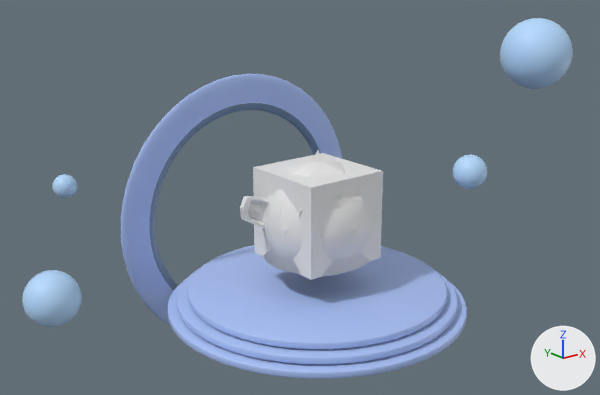
A saved change to the glTF model public/models/platform.glb.
Rendered twice from a 50 mm camera at (-3.84, -4.59, 2.75) aimed at (0.2, 0.46, 0.73). The axes (+X, +Y, +Z) are drawn at lower right. The lights are the same throughout. Where no turn or scale is listed for an object, it has been applied to the vertices. Vertices at the same position are counted once.
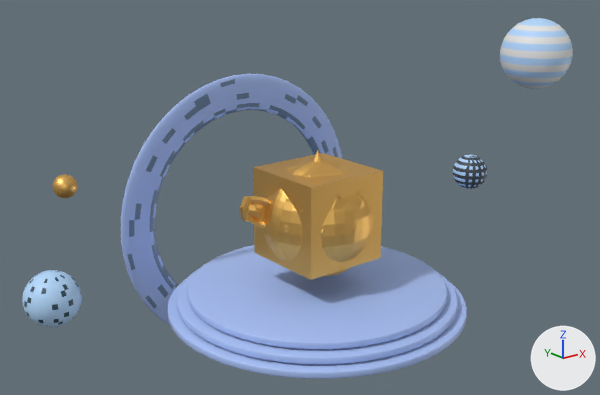
Where the newer file only moved an object's origin or applied its transform, the numbers keep the older frame.

What differs and where, as boxes (x1, y1, x2, y2) in the pictures (600 x 395 px):
'Cube', recoloured
    both: (253, 153, 383, 280)
'Circle', recoloured
    both: (262, 195, 373, 262)
'Torus', recoloured (white to orange)
    both: (267, 159, 344, 261)
'Cone', reshaped
    before: (263, 150, 369, 275)
    after: (312, 150, 323, 162)
'Sphere-3', mesh turned
    before: (453, 155, 487, 189)
    after: (453, 155, 488, 189)
'Icosphere', recoloured (white to orange)
    both: (263, 160, 374, 237)
'Suzanne', recoloured
    both: (240, 162, 361, 276)
'Sphere-2', recoloured (blue to orange)
    both: (52, 174, 77, 198)
part 1 of me_cone, built on
    before: (263, 150, 369, 275)
    after: (312, 150, 323, 162)
part 3 of me_torus_001, recoloured
    both: (127, 79, 338, 308)
part 4 of me_torus_001, recoloured
    both: (150, 103, 312, 291)
part 6 of me_sphere_001, recoloured (blue to white)
    both: (500, 24, 573, 88)

Edits to the bpy script that builds the scene:
```text
Add mat_dark_sphere:
    mat_dark_sphere = principled_material('Dark-sphere')
    mat_dark_sphere.base_color = (0.8, 0.8, 0.8)  # white #e7e7e7
Change me_cube_001:
    where me_cube_001.from_pydata(...)  # 8 vertices, 12 faces; spans x -0.344..0.344, y -0.344..0.344, z -0.344..0.344
    add me_cube_001.materials.append(mat_model)  # orange #efbf6b
Change me_icosphere:
    where me_icosphere.from_pydata(...)  # 42 vertices, 80 faces; spans x -0.411..0.411, y -0.433..0.433, z -0.433..0.433
    add me_icosphere.materials.append(mat_model)  # orange #efbf6b
Change me_sphere_004:
    where me_sphere_004.from_pydata(...)  # 482 vertices, 960 faces; spans x -0.426..0.426, y -0.426..0.426, z -0.426..0.426
    add me_sphere_004.materials.append(mat_model)  # orange #efbf6b
Change me_cone:
    remove me_cone.from_pydata(...)  # 33 vertices, 62 faces; spans x -0.414..0.414, y -0.414..0.414, z -0.414..0.414
    add me_cone.from_pydata(...)  # 65 vertices, 126 faces; spans x -0.36..0.36, y -0.36..0.36, z -0.414..0.414
    me_cone part 1
    32 vertices are removed from x -0.414..0.414, y -0.414..0.414, z -0.414
    62 faces are deleted
    64 vertices are added at x -0.36..0.36, y -0.36..0.36, z -0.414..-0.306
    126 new faces join them
    me_cone part 2: the surface is now shaded flat
    add me_cone.materials.append(mat_model)  # orange #efbf6b
Change me_torus_003:
    where me_torus_003.from_pydata(...)  # 1000 vertices, 2000 faces; spans x -0.443..0.443, y -0.115..0.115, z -0.442..0.442
    add me_torus_003.materials.append(mat_model)  # orange #efbf6b
Change me_suzanne:
    where me_suzanne.from_pydata(...)  # 505 vertices, 968 faces; spans x -0.565..0.565, y -0.352..0.352, z -0.407..0.407
    add me_suzanne.materials.append(mat_model)  # orange #efbf6b
Change me_torus_001:
    where me_torus_001.from_pydata(...)  # 1000 vertices, 2000 faces; spans x -1.15..1.15, y -0.03..0.03, z -1.15..1.15
    me_torus_001 part 3: 58 faces spanning x -1.11..1.14, y -0.03..-0.01, z -1.09..1.12 switch from mat_base_torus (blue #a9c1f6) to mat_platform (blue #68809f)
    me_torus_001 part 4: 82 faces spanning x -0.91..0.9, y -0.02..0.0, z -0.91..0.91 switch from mat_platform (blue #68809f) to mat_base_torus (blue #a9c1f6)
Change me_sphere:
    where me_sphere.from_pydata(...)  # 482 vertices, 960 faces; spans x -0.133..0.133, y -0.133..0.133, z -0.133..0.133
    me_sphere part 5: the whole mesh is turned -64.5 degrees about the z axis through its middle
    add me_sphere.materials.append(mat_darker_sphere)  # dark blue #36414c
Change me_sphere_001:
    where me_sphere_001.from_pydata(...)  # 482 vertices, 960 faces; spans x -0.313..0.313, y -0.313..0.313, z -0.313..0.313
    me_sphere_001 part 6: 384 faces spanning x -0.313..0.313, y -0.313..0.313, z -0.289..0.26 switch from mat_spheres (blue #b5daff) to mat_dark_sphere (white #e7e7e7)
Change me_sphere_003:
    where me_sphere_003.from_pydata(...)  # 482 vertices, 960 faces; spans x -0.101..0.101, y -0.101..0.101, z -0.101..0.101
    remove me_sphere_003.materials.append(mat_spheres)  # blue #b5daff
    add me_sphere_003.materials.append(mat_model)  # orange #efbf6b
```
